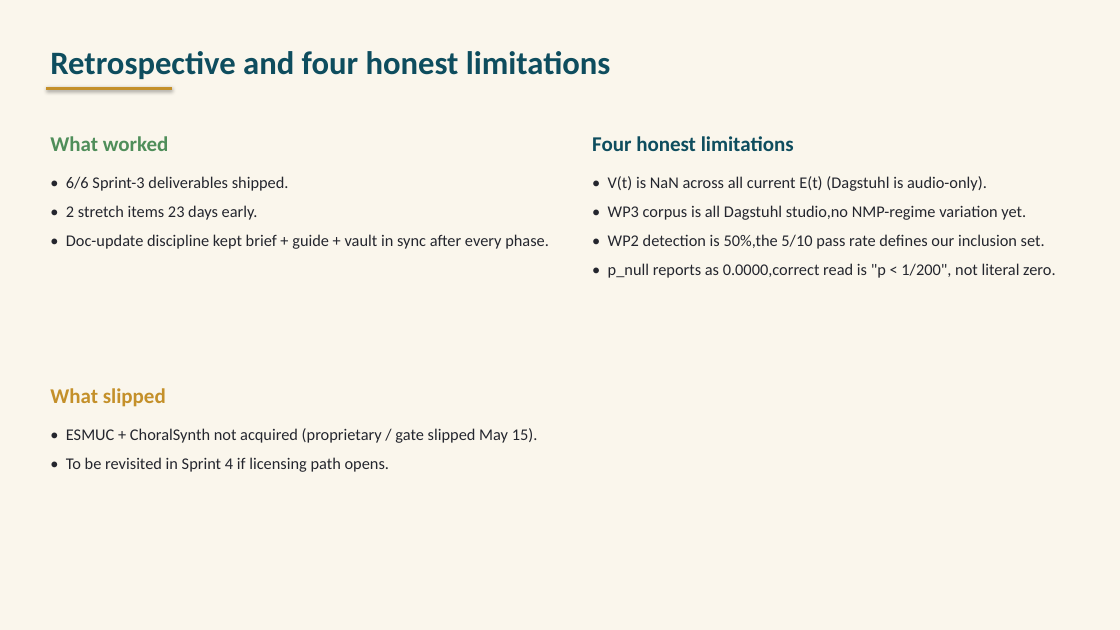
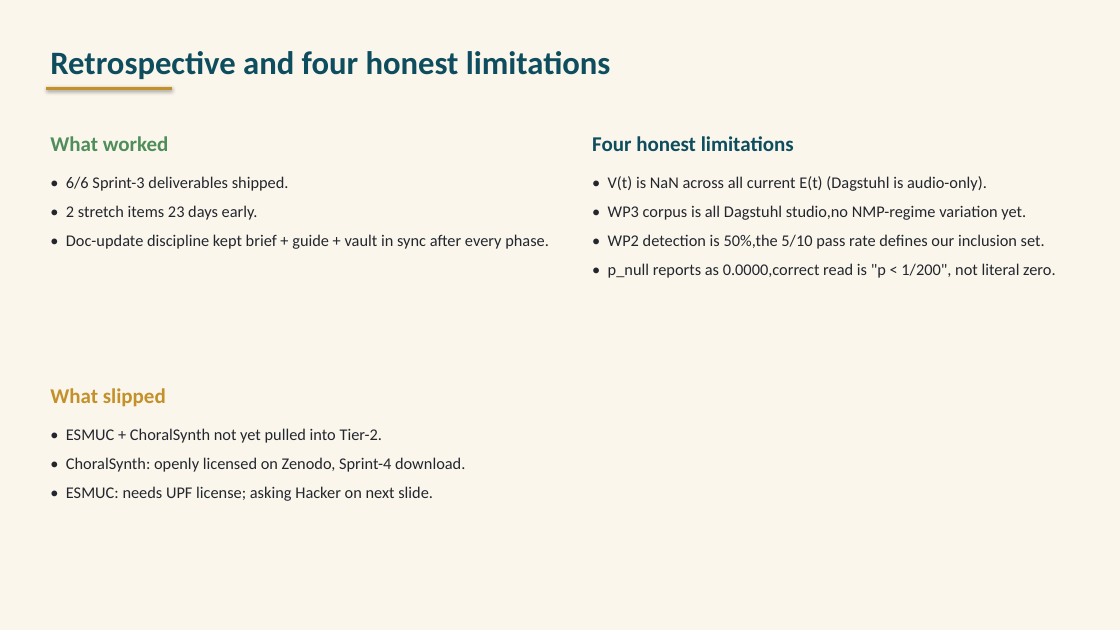
Before and after one commit to Zuraiz270/networked-choir-entanglement, a slide deck: slide 9 of output/jun11_status_meeting_iv.pptx. Drawn at 1120x630 pixels with LibreOffice and Linux fonts; fonts in the diff are those of the drawing. Boxes give left, top, right and bottom in pixels: in the first picture for what was removed or moved away, otherwise in the second. Text is boxed around its words. In the diff, an @@ line names an element or a change of style, - is before the commit and + after.

```diff
--- a/output/jun11_status_meeting_iv.pptx
+++ b/output/jun11_status_meeting_iv.pptx
@@ text at (66, 428, 465, 501): text changed @@
-• ESMUC + ChoralSynth not acquired (proprietary / gate slipped May 15).
-• To be revisited in Sprint 4 if licensing path opens.
+• ESMUC + ChoralSynth not yet pulled into Tier-2.
+• ChoralSynth: openly licensed on Zenodo, Sprint-4 download.
+• ESMUC: needs UPF license; asking Hacker on next slide.
```
Also in this commit, not shown: 7 other slides changed, 4 other files.
